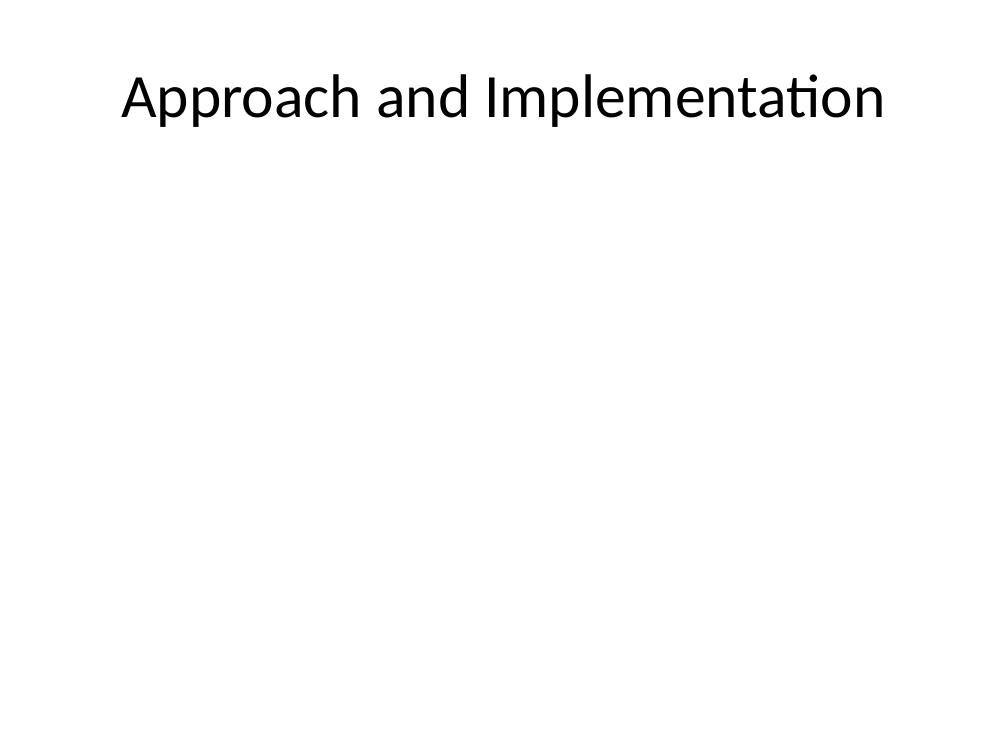
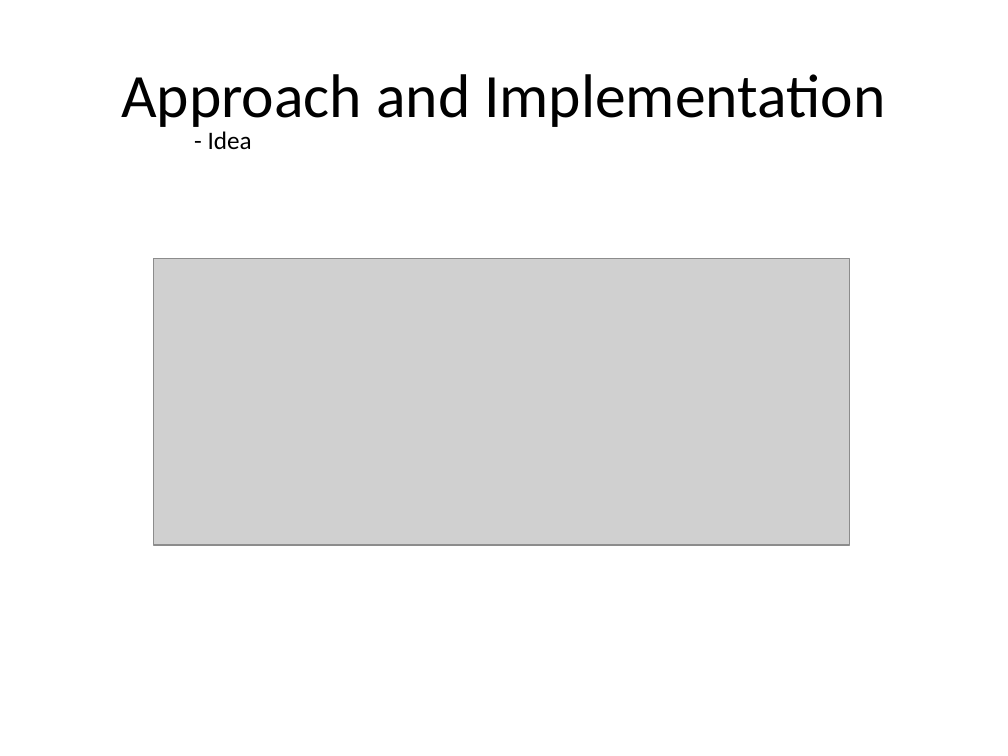
Before and after one commit to AndreasKi/Master, a slide deck: slide 6 of Documents/Presentation.pptx (slide 4 before the commit). Drawn at 1008x756 pixels with LibreOffice and Linux fonts; fonts in the diff are those of the drawing; grey boxes stand for pictures. Boxes give left, top, right and bottom in pixels: in the first picture for what was removed or moved away, otherwise in the second. Text is boxed around its words. In the diff, an @@ line names an element or a change of style, - is before the commit and + after.

```diff
--- a/Documents/Presentation.pptx
+++ b/Documents/Presentation.pptx
@@ text added at bbox=[208, 131, 252, 149], 18 pt, text #000000 @@
+- Idea
@@ picture added at bbox=[154, 258, 850, 545] @@
```
Also in this commit, not shown: 1 other slide changed, 35 slides added, 3 slides removed.
